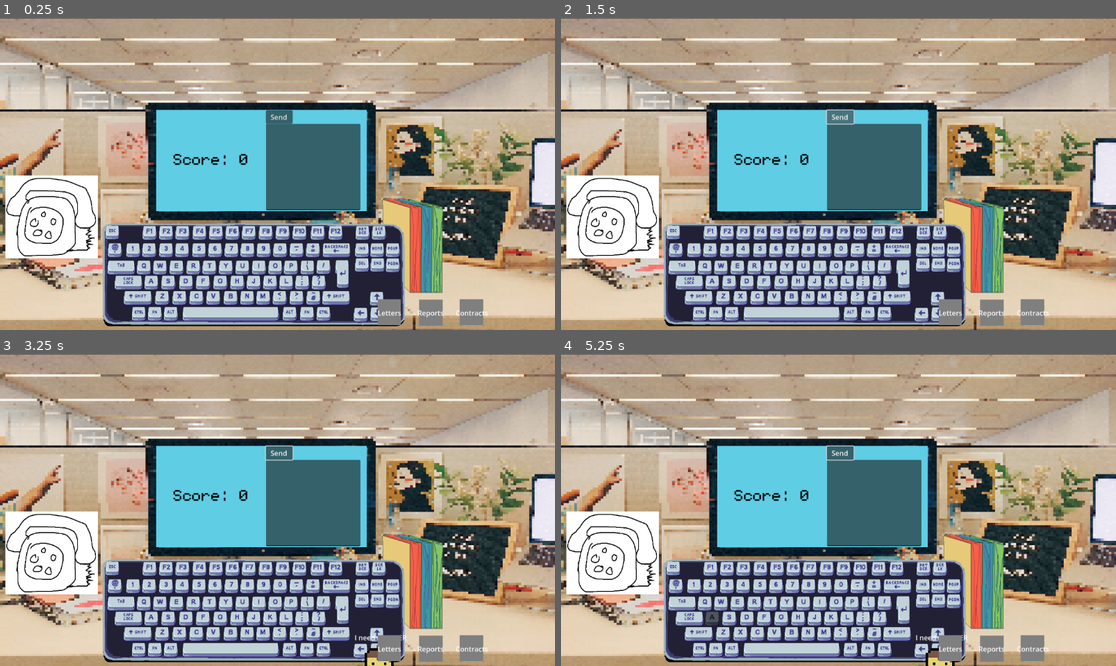
Above: before the commit, frames 1-4 (two rows, left to right).
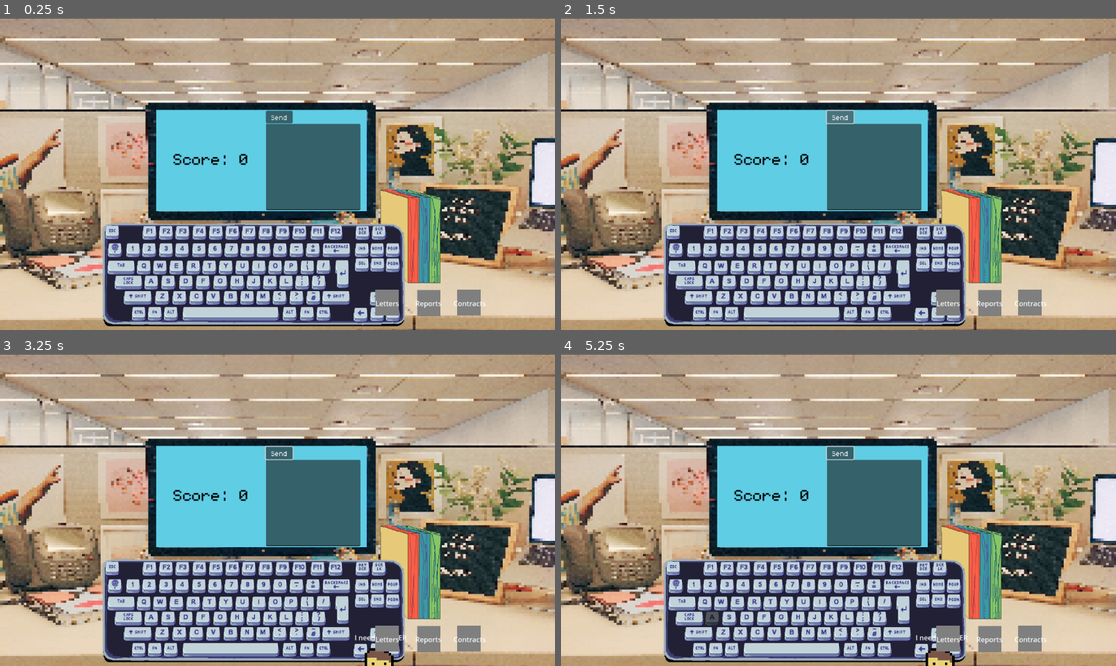
Above: after the commit, the same moments.

Repository: Omar-B-Maldonado/Cubicle-Chaos
Game: Godot game, scene res://Scenes/game.tscn
Same seed, same stepped clock (60 frames per second), same inputs: the game is played once before the commit and once after it.
Inputs (mouse positions are in pixels of both pictures, inside the frame that each line leads up to):
- Up to frame 1 (0.25 s): no input
- Up to frame 2 (1.5 s): click (871, 167) at 0.52 s; type "12" at 0.6 s; click "Send" at 1.25 s
- Up to frame 3 (3.25 s): tap Enter at 2 s; drag from (55, 550) to (260, 497) at 2.02 s; tap Space at 2.75 s; drag from (166, 525) to (55, 550) at 2.77 s
- Up to frame 4 (5.25 s): tap Enter at 3.5, 5 s; move the mouse to (894, 441) at 3.52 s; hold D 3.53-4.25 s; tap E at 3.6 s; click (894, 441) at 3.67 s; tap Space at 4.25 s; drag from (810, 572) to (821, 497) at 4.27 s; move the mouse to (1005, 556) at 5.02 s; hold A from 5.03 s (still down); tap G at 5.1 s; click (1005, 556) at 5.17 s

The runs differ from the first frame. In frame 1, 7.3% of the frame differs, in the area x 0-88%, y 29-99%; in frame 2, 7.3%; in frame 3, 7.3%; in frame 4, 7.3%.

Commit message:
added phone removal sprite
also removed some old images

Diff:
--- a/project/Scenes/computer.tscn
+++ b/project/Scenes/computer.tscn
@@ -2,7 +2,7 @@
 
 [ext_resource type="Script" path="res://Scripts/computer.gd" id="1_n58x2"]
 [ext_resource type="FontFile" uid="uid://0wnspmv7qpwf" path="res://Fonts/monogram-extended.ttf" id="2_85808"]
-[ext_resource type="Texture2D" uid="uid://ybkrqd881lid" path="res://Images/Sprite-0002.png" id="2_mhdrv"]
+[ext_resource type="Texture2D" uid="uid://ybkrqd881lid" path="res://Images/computer_screen.png" id="2_mhdrv"]
 
 [sub_resource type="RectangleShape2D" id="RectangleShape2D_txq6l"]
 size = Vector2(486, 234)
@@ -23,6 +23,7 @@
 shape = SubResource("RectangleShape2D_txq6l")
 
 [node name="EmailContent" type="TextEdit" parent="Screen"]
+texture_filter = 1
 custom_minimum_size = Vector2(200, 200)
 offset_left = 15.0
 offset_top = -83.0
@@ -35,10 +36,13 @@
 metadata/_edit_use_anchors_ = true
 
 [node name="Button" type="Button" parent="Screen"]
+texture_filter = 1
 offset_left = 15.0
-offset_top = -114.0
+offset_top = -113.0
 offset_right = 77.0
-offset_bottom = -83.0
+offset_bottom = -84.0
+theme_override_fonts/font = ExtResource("2_85808")
+theme_override_font_sizes/font_size = 25
 text = "Send"
 metadata/_edit_use_anchors_ = true
 
--- a/project/Scenes/coworkers.tscn
+++ b/project/Scenes/coworkers.tscn
@@ -13,6 +13,7 @@
 [node name="Documents" type="Node2D" parent="."]
 
 [node name="PaperFolder" type="Sprite2D" parent="Documents"]
+texture_filter = 1
 texture = ExtResource("1_0m24w")
 
 [node name="LetterBin" type="Area2D" parent="Documents" node_paths=PackedStringArray("documentNode")]
--- a/project/Scenes/game.tscn
+++ b/project/Scenes/game.tscn
@@ -1,6 +1,6 @@
 [gd_scene load_steps=8 format=3 uid="uid://8f35yelrpbuy"]
 
-[ext_resource type="Texture2D" uid="uid://0p4vni2l4qaa" path="res://Images/image.png" id="1_44csg"]
+[ext_resource type="Texture2D" uid="uid://0p4vni2l4qaa" path="res://Images/background.png" id="1_44csg"]
 [ext_resource type="Script" path="res://Scripts/game_manager.gd" id="1_cgfok"]
 [ext_resource type="PackedScene" uid="uid://di2h0c7y4sp2" path="res://Scenes/phone.tscn" id="1_jqgf3"]
 [ext_resource type="FontFile" uid="uid://0wnspmv7qpwf" path="res://Fonts/monogram-extended.ttf" id="2_infar"]
@@ -20,7 +20,9 @@
 script = ExtResource("1_cgfok")
 
 [node name="Phone" parent="GameManager" instance=ExtResource("1_jqgf3")]
-position = Vector2(-530, 120)
+texture_filter = 1
+position = Vector2(-613, 142)
+scale = Vector2(1.66459, 1.49874)
 
 [node name="Subtitle" type="Label" parent="GameManager"]
 texture_filter = 1
@@ -62,7 +64,7 @@
 
 [node name="Coworkers" parent="." instance=ExtResource("7_scpmf")]
 z_index = -1
-position = Vector2(312, 156)
+position = Vector2(307, 134)
 
 [connection signal="tree_exited" from="GameManager/Score" to="GameManager" method="_on_score_tree_exited"]
 [connection signal="timeout" from="GameManager/PopupTimer" to="GameManager" method="_on_popup_timer_timeout"]
--- a/project/Scenes/phone.tscn
+++ b/project/Scenes/phone.tscn
@@ -1,7 +1,7 @@
 [gd_scene load_steps=9 format=3 uid="uid://di2h0c7y4sp2"]
 
 [ext_resource type="Script" path="res://Scripts/phone.gd" id="1_5yodq"]
-[ext_resource type="Texture2D" uid="uid://clhraehp2jadt" path="res://Images/phone.jpg" id="1_xxrn4"]
+[ext_resource type="Texture2D" uid="uid://dt6hphx8a0cev" path="res://Images/phoneanswered.png" id="2_w58e7"]
 [ext_resource type="AudioStream" uid="uid://d0612be77jwv5" path="res://Sounds/old-phone-ringtone-poland.mp3" id="3_47k10"]
 [ext_resource type="AudioStream" uid="uid://bnlt5pejsl6r6" path="res://Sounds/phone-pick-up.mp3" id="4_rtwn2"]
 [ext_resource type="AudioStream" uid="uid://dy457m24j85bt" path="res://Sounds/phone-hang-up.mp3" id="5_qexr3"]
@@ -9,7 +9,7 @@
 [ext_resource type="AudioStream" uid="uid://bp5pq763cq0sp" path="res://Sounds/hang_up_tone.mp3" id="7_62b6w"]
 
 [sub_resource type="RectangleShape2D" id="RectangleShape2D_r4pt3"]
-size = Vector2(206.5, 179)
+size = Vector2(130.399, 93.5277)
 
 [node name="Phone" type="Node2D"]
 script = ExtResource("1_5yodq")
@@ -17,7 +17,7 @@
 [node name="Sprite2D" type="Sprite2D" parent="."]
 position = Vector2(9, -28)
 scale = Vector2(0.601232, 0.671272)
-texture = ExtResource("1_xxrn4")
+texture = ExtResource("2_w58e7")
 
 [node name="Timer" type="Timer" parent="."]
 wait_time = 8.9
@@ -27,7 +27,8 @@
 position = Vector2(-0.5, -23)
 
 [node name="CollisionShape2D" type="CollisionShape2D" parent="Area2D"]
-position = Vector2(14.5, -8)
+position = Vector2(48.6894, -0.704582)
+rotation = -0.0872437
 shape = SubResource("RectangleShape2D_r4pt3")
 
 [node name="Ringing" type="AudioStreamPlayer2D" parent="."]
--- a/project/Scripts/phone.gd
+++ b/project/Scripts/phone.gd
@@ -8,6 +8,7 @@
 @onready var hang_up      = $HangUp
 @onready var voice        = $Voice
 @onready var hang_up_tone = $HangUpTone
+@onready var sprite_2d    = $Sprite2D
 
 #functionality
 @onready var game_manager = %GameManager
@@ -23,6 +24,7 @@
 # Called when the node enters the scene tree for the first time.
 func _ready():
 	load_txt_file(GIBBERISH_PATH)
+	sprite_2d.visible = false
 	timer.start()
 
 func _on_area_2d_input_event(viewport, event, shape_idx):
@@ -32,12 +34,14 @@
 			hang_up.play()
 			hang_up_tone.stop()
 			is_talking = false
+			sprite_2d.visible = false
 			if timer.time_left <= 0: timer.start() #counts down till next phone call
 
 		elif is_ringing:
 			pick_up.play()
 			ringing.stop()
 			is_ringing = false
+			sprite_2d.visible = true
 
 			var line = get_random_line()
 			var words = line.split(' ') #separate the line into words
Not shown, removed: project/Images/Sprite-0002.png.import
Binary file removed: project/Images/background.jpg
Not shown, removed: project/Images/background.jpg.import
Renamed: project/Images/image.png -> project/Images/background.png
Not shown, changed: project/Images/background.png.import
Binary file removed: project/Images/computer.jpg
Renamed: project/Images/Sprite-0002.png -> project/Images/computer_screen.png
Not shown, changed: project/Images/computer_screen.png.import
Binary file added: project/Images/phoneanswered.png
Not shown, changed: project/Images/phoneanswered.png.import
Binary file removed: project/Images/submit_button.jpg
